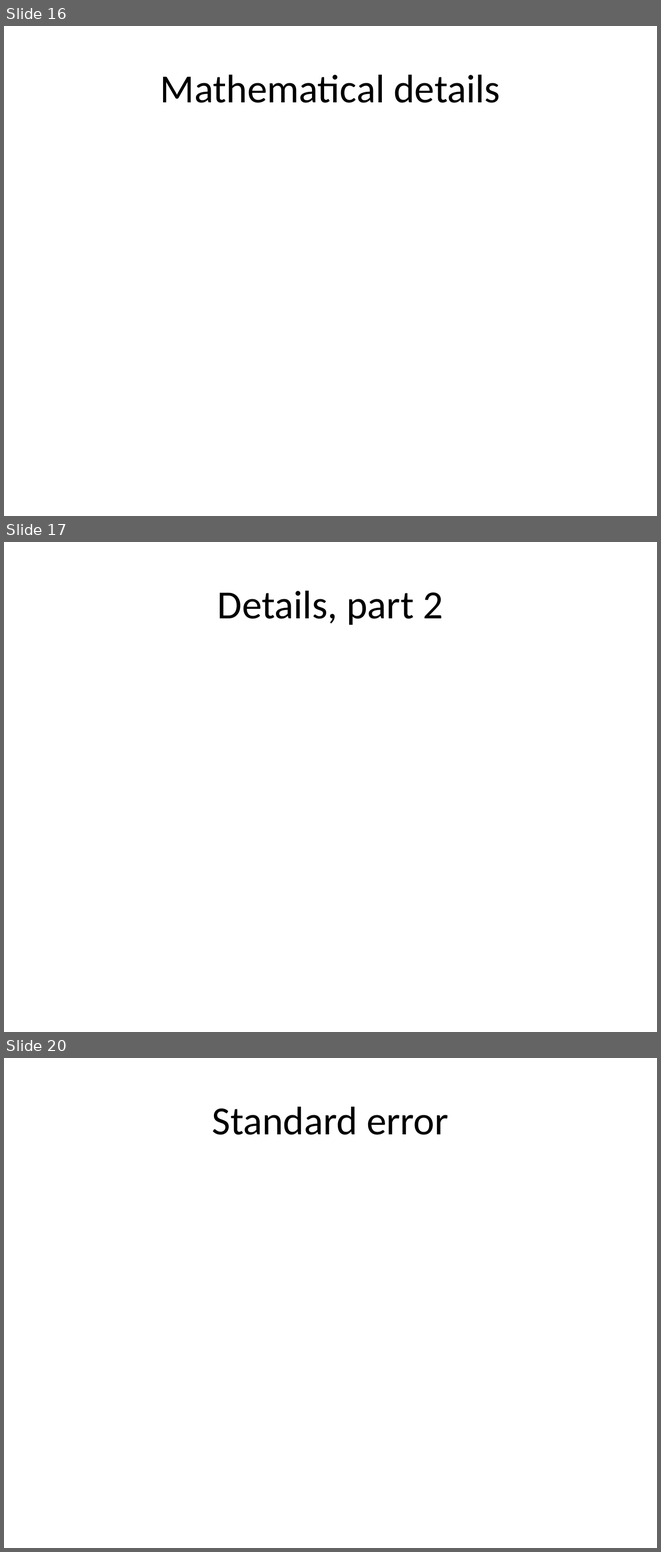
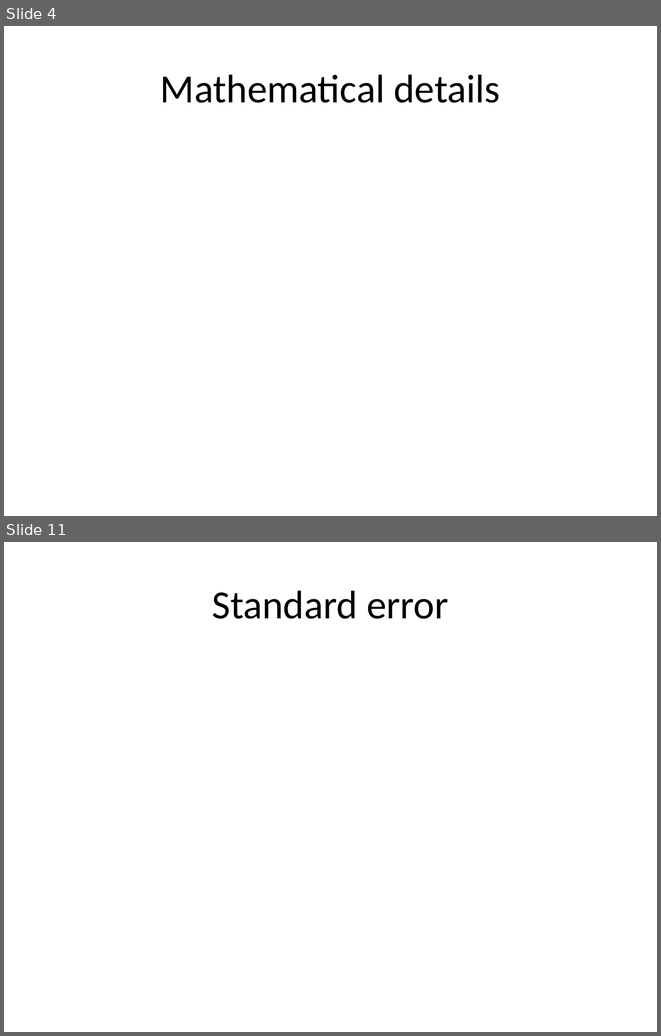
Before and after one commit to pmean/survival-lecture5, a slide deck: r/ppt5a.pptx. Shown one above the other, each under a label of ours: slides 16, 17 and 20 before the commit, slides 4 and 11 after it; the slides between them are not shown. The pictures are 661x1552 and 661x1036 pixels, drawn with LibreOffice and Linux fonts; fonts in the diff are those of the drawing. Boxes give left, top, right and bottom in pixels: in the first picture for what was removed or moved away, otherwise in the second. Text is boxed around its words. In the diff, an @@ line names an element or a change of style, - is before the commit and + after.

```diff
--- a/r/ppt5a.pptx
+++ b/r/ppt5a.pptx
@@ slide 17 removed at bbox=[4, 542, 657, 1032], background #FFFFFF @@
@@ title removed at bbox=[218, 590, 443, 625] @@
-Details, part 2
@@ what was slide 16 is now slide 4 @@
@@ what was slide 20 is now slide 11 @@
```
Also in this commit, not shown: 3 slides changed, 17 slides added, 22 other slides removed, 3 other files.
